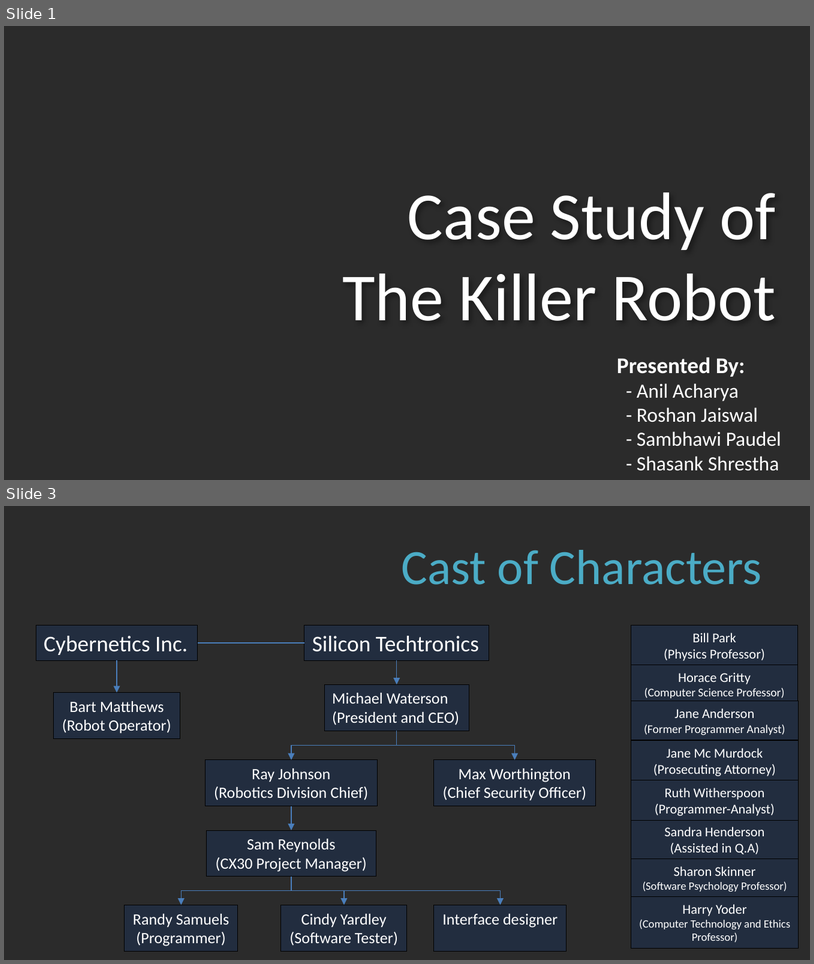
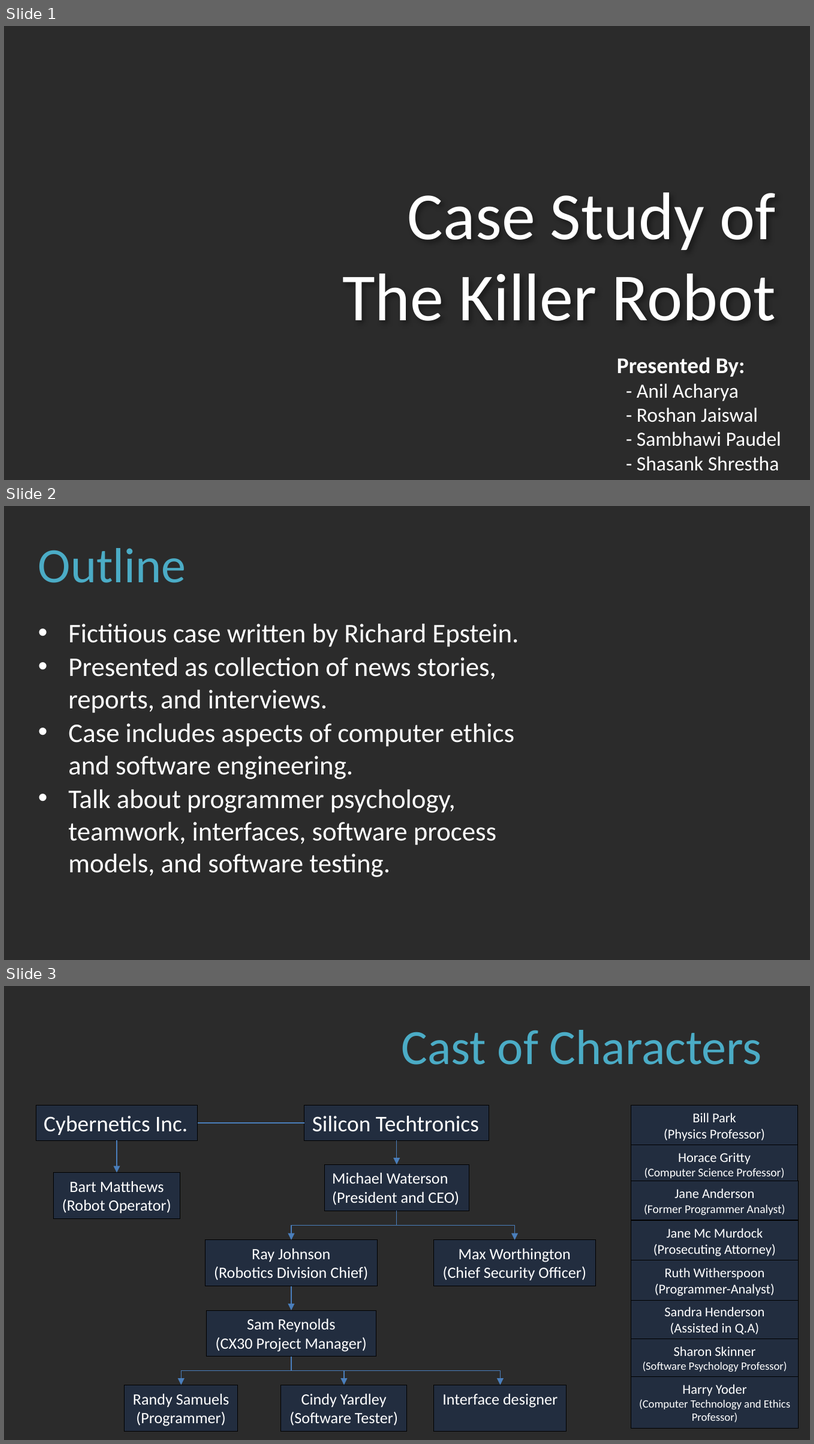
Before and after one commit to anil4956/HI, a slide deck: Killer Fish/Killer Robot.pptx. Shown one above the other, each under a label of ours: slides 1 and 3 before the commit, slides 1, 2 and 3 after it; the slides between them are not shown. The pictures are 814x964 and 814x1444 pixels, drawn with LibreOffice and Linux fonts; fonts in the diff are those of the drawing; background and template pictures are left out; a plain dark background stands for a picture behind light text. Boxes give left, top, right and bottom in pixels: in the first picture for what was removed or moved away, otherwise in the second. Text is boxed around its words. In the diff, an @@ line names an element or a change of style, - is before the commit and + after.

```diff
--- a/Killer Fish/Killer Robot.pptx
+++ b/Killer Fish/Killer Robot.pptx
@@ slide 2 added at [4,506,810,960], background picture (left out) @@
@@ title added at [38,548,186,583], 44 pt, text #4BACC6 @@
+Outline
@@ text added at [68,624,519,877], 24 pt, text #FFFFFF @@
+• Fictitious case written by Richard Epstein.
+• Presented as collection of news stories, reports, and interviews.
+• Case includes aspects of computer ethics and software engineering.
+• Talk about programmer psychology, teamwork, interfaces, software process models, and software testing.
```
Also in this commit, not shown: 1 slide changed, 1 slide removed.
